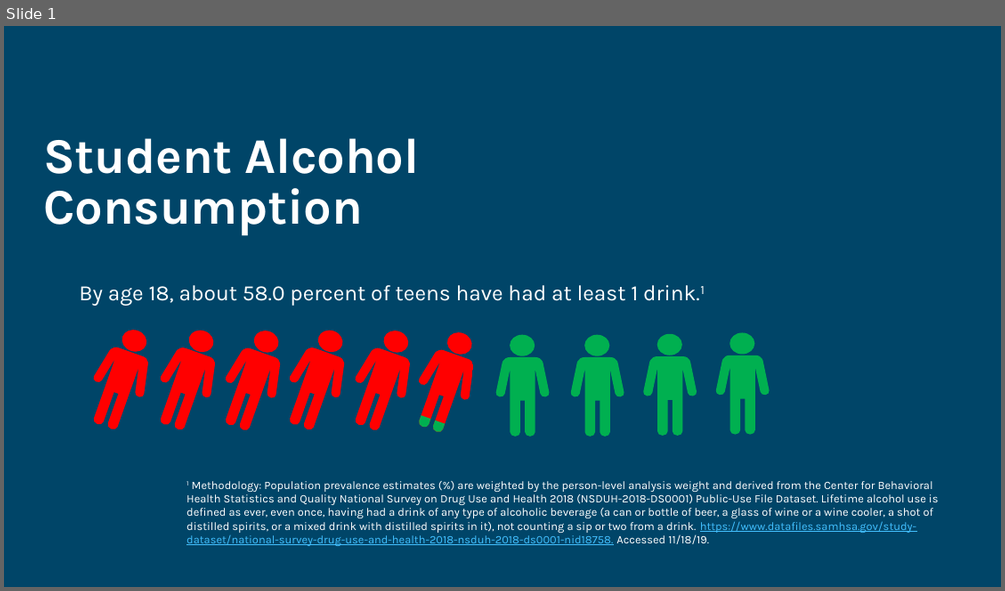
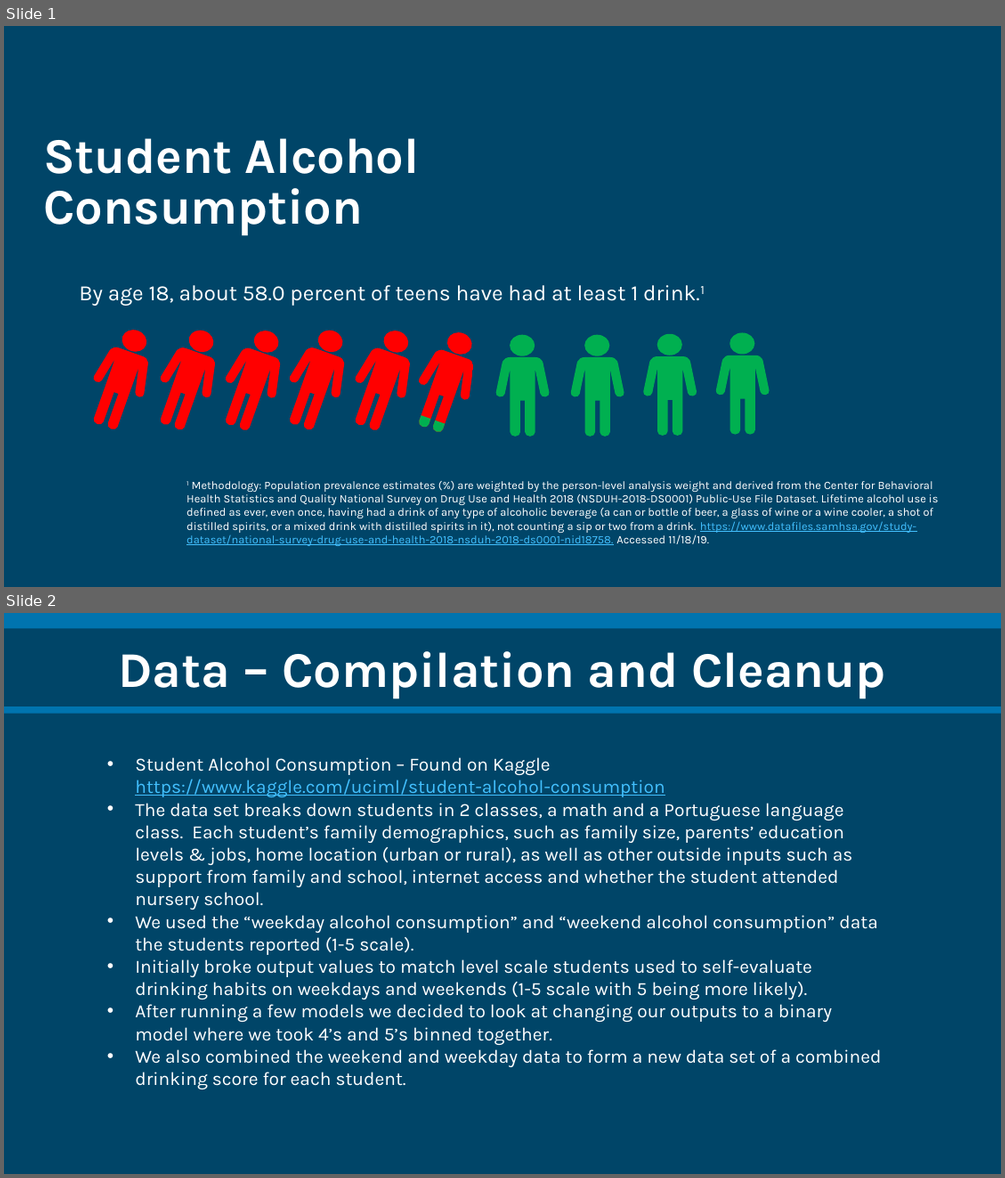
Before and after one commit to SamKraus/project3, a slide deck: Project3PP.pptx. Shown one above the other, each under a label of ours: slide 1 before the commit, slides 1 and 2 after it. The pictures are 1005x591 and 1005x1178 pixels, drawn with LibreOffice and Linux fonts; fonts in the diff are those of the drawing. Boxes give left, top, right and bottom in pixels: in the first picture for what was removed or moved away, otherwise in the second. Text is boxed around its words. In the diff, an @@ line names an element or a change of style, - is before the commit and + after.

```diff
--- a/Project3PP.pptx
+++ b/Project3PP.pptx
@@ slide 2 added at box(4, 613, 1001, 1174), background #004568; not listed: 1 template element that a slide beside it also shows @@
@@ rectangle added at box(4, 629, 1001, 706), fill #004568, 48 pt, text #FFFFFF, bold @@
+Data – Compilation and Cleanup
@@ text added at box(135, 757, 881, 1089), 18 pt, text #FFFFFF @@
+• Student Alcohol Consumption – Found on Kaggle https://www.kaggle.com/uciml/student-alcohol-consumption
+• The data set breaks down students in 2 classes, a math and a Portuguese language class. Each student’s family demographics, such as family size, parents’ education levels & jobs, home location (urban or rural), as well as other outside inputs such as support from family and school, internet access and whether the student attended nursery school.
+• We used the “weekday alcohol consumption” and “weekend alcohol consumption” data the students reported (1-5 scale).
+• Initially broke output values to match level scale students used to self-evaluate drinking habits on weekdays and weekends (1-5 scale with 5 being more likely).
+• After running a few models we decided to look at changing our outputs to a binary model where we took 4’s and 5’s binned together.
+• We also combined the weekend and weekday data to form a new data set of a combined drinking score for each student.
```
Also in this commit, not shown: 1 slide changed, 9 other slides added, 10 slides removed.
